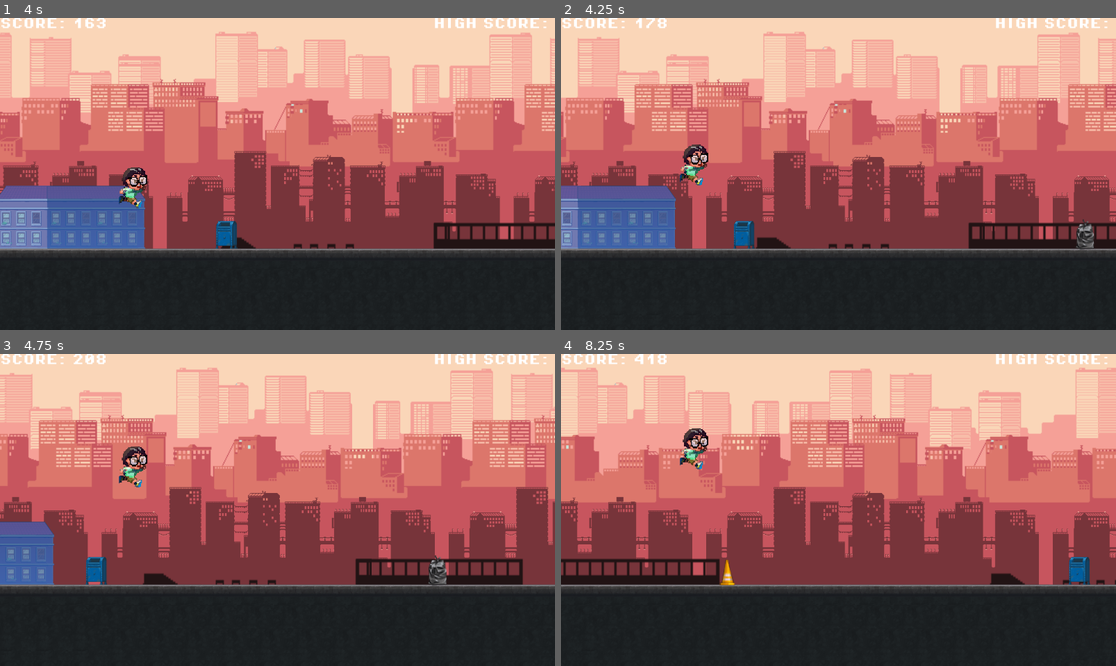
Above: before the commit, frames 1-4 (two rows, left to right).
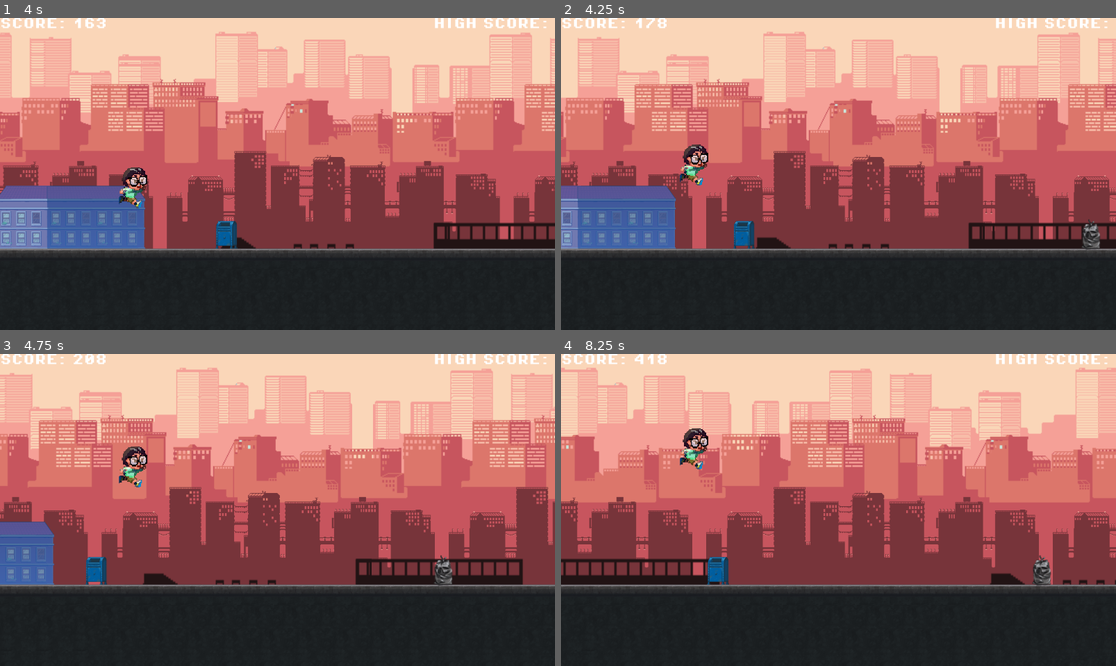
Above: after the commit, the same moments.

Repository: Chantology/runkimmy
Game: Godot game, scene res://scenes/ui/main_menu.tscn
Two runs of this game, one before a commit and one after it. Both use one fixed random seed, a clock stepped at 60 frames per second and the inputs below.
Inputs:
- Up to frame 1 (4 s): click "PLAY GAME" at 0.5 s; tap Enter (ui_accept) at 1.25, 1.52, 2.27, 3.77 s; hold Right (ui_right) 1.28-2.78 s; hold Left (ui_left) 2.78-3.53 s; hold Right (ui_right) from 3.53 s (still down)
- Up to frame 2 (4.25 s): keep holding Right (ui_right)
- Up to frame 3 (4.75 s): keep holding Right (ui_right); tap Enter (ui_accept) at 4.52 s
- Up to frame 4 (8.25 s): release Right (ui_right) at 5.03 s; hold Left (ui_left) 5.03-5.78 s; tap Enter (ui_accept) at 5.27, 6.77, 7.52 s; hold Right (ui_right) 5.78-6.53 s; hold Left (ui_left) 6.53-8.03 s; hold Right (ui_right) from 8.03 s (still down)

Frame 1 is identical in both runs. In frame 2, 0.2% of the frame differs, in the area x 92-98%, y 64-75%; in frame 3, 0.3%; in frame 4, 0.9%, in the area x 26-96%, y 64-75%.

Commit message:
small tweaks

Diff:
--- a/project.godot
+++ b/project.godot
@@ -12,7 +12,7 @@
 
 config/name="Run Kimmy "
 config/description="This Game must be released before Kim's first game!"
-config/version="0.1.7.7"
+config/version="0.1.7.8"
 run/main_scene="res://scenes/ui/main_menu.tscn"
 config/features=PackedStringArray("4.3", "Forward Plus")
 boot_splash/bg_color=Color(0.0646965, 0.0646965, 0.0646965, 1)
--- a/scenes/level.tscn
+++ b/scenes/level.tscn
@@ -37,3 +37,5 @@
 [node name="Timer" type="Timer" parent="."]
 wait_time = 2.0
 autostart = true
+
+[connection signal="timeout" from="Timer" to="." method="_on_timer_timeout"]
--- a/scripts/level.gd
+++ b/scripts/level.gd
@@ -118,8 +118,8 @@
 			print(obs.position)
 
 		# Set a new random interval for the timer and restart it --> NOT WORKING
-		$Timer.wait_time = randf_range(1.0, 5.0)
-		$Timer.start()
+		#$Timer.wait_time = randf_range(1.0, 5.0)
+		#$Timer.start()
 
 func add_obs(obs, x, y):
 	obs.global_position = Vector2i(x, y)
@@ -159,3 +159,8 @@
 	get_tree().paused = true
 	game_running = false
 	$GameOver.show()
+
+# tried to add a timer to have a break where no obstacled appear, not working :(
+func _on_timer_timeout() -> void:
+	$Timer.wait_time = randf_range(1.0, 3.0)
+	$Timer.start()
Binary file removed: assets/sprites/char_run.png
Not shown, removed: assets/sprites/char_run.png.import
